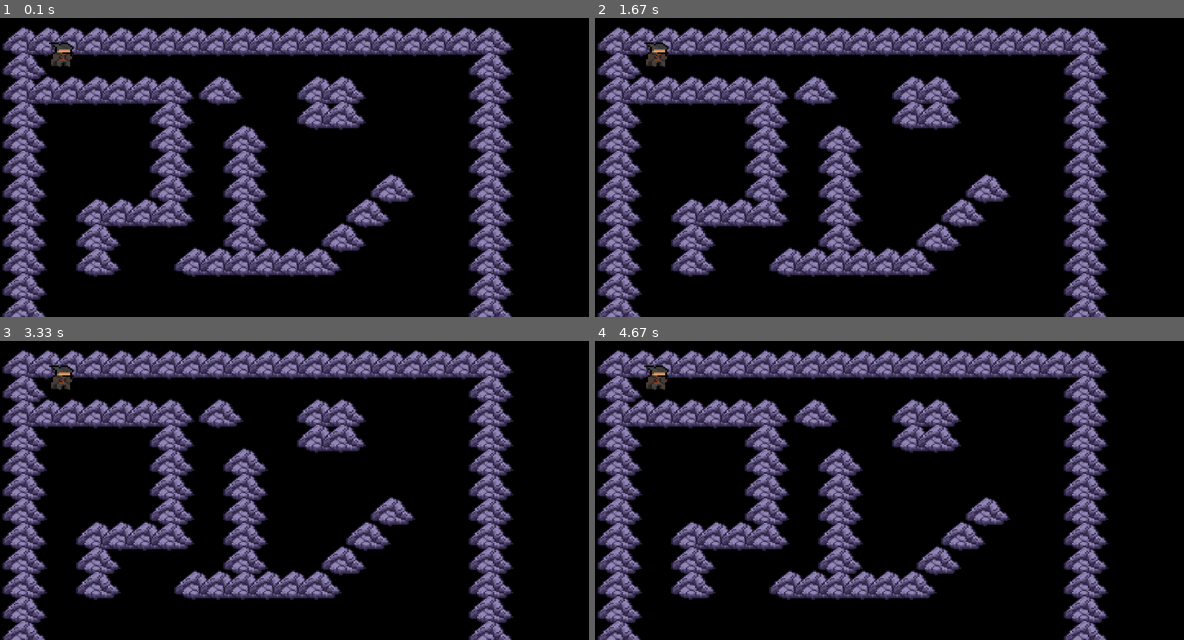
Above: before the commit, frames 1-4 (two rows, left to right).
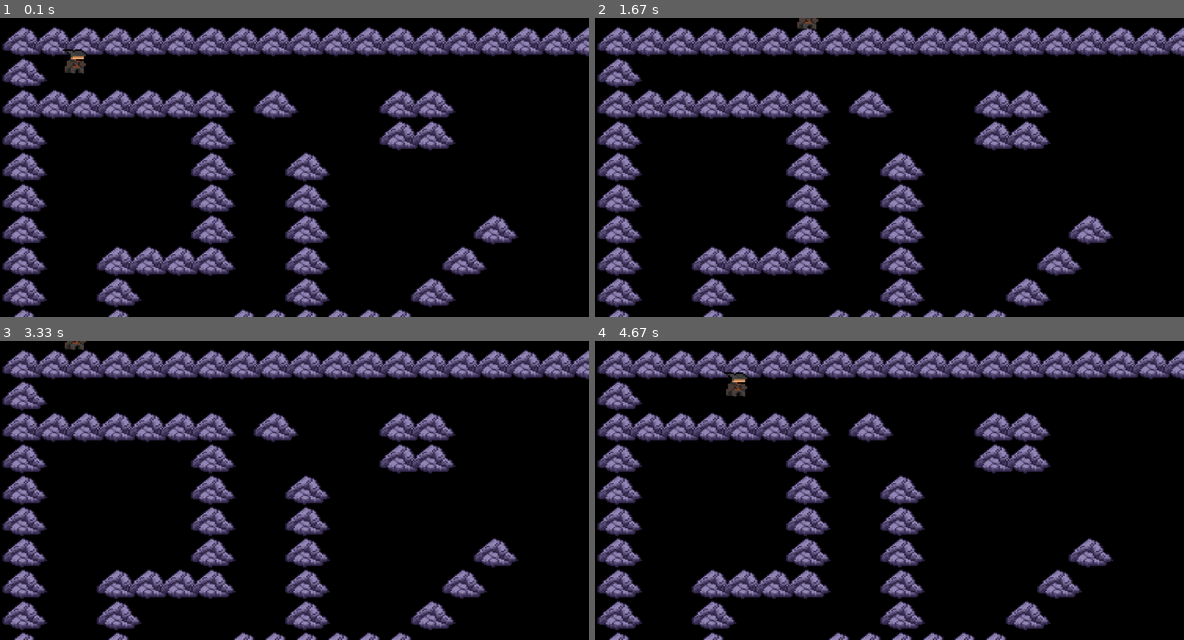
Above: after the commit, the same moments.

Repository: insper-classroom/devlife-23-1-projeto-pygame-luigi_ribolla
Game: pygame game, started from jogo.py
Two runs of this game, one before a commit and one after it. Both use one fixed random seed, a clock stepped at 60 frames per second and the inputs below.
Inputs:
- Up to frame 1 (0.1 s): no input
- Up to frame 2 (1.67 s): hold D 0.33-0.8 s; hold W 0.83-1.13 s; hold D 1.17-1.63 s
- Up to frame 3 (3.33 s): hold A 1.67-2.2 s; hold S 2.23-2.53 s; hold A 2.57-2.97 s; hold W from 3 s (still down)
- Up to frame 4 (4.67 s): release W at 3.37 s; hold D 3.4-4.03 s; hold S 4.07-4.43 s; hold A from 4.47 s (still down)

The runs differ from the first frame. In frame 1, 38% of the frame differs, in the area x 0-100%, y 2-100%; in frame 2, 38%; in frame 3, 38%; in frame 4, 38%.

Commit message:
player movement

Diff:
--- a/constantes.py
+++ b/constantes.py
@@ -1,7 +1,7 @@
 LARGURA = 1200
 ALTURA = 610
 FPS = 60
-TAMANHO_TILE = 50
+TAMANHO_TILE = 64
 
 MAPA = [
 ['x','x','x','x','x','x','x','x','x','x','x','x','x','x','x','x','x','x','x','x'],
--- a/hunter.py
+++ b/hunter.py
@@ -5,5 +5,32 @@
     def __init__(self, posicao, grupos):
         super().__init__(grupos)
         hunter = pg.image.load('docs/assets/img/hunter.png').convert_alpha()
-        self.image = pg.transform.scale(hunter, (TAMANHO_TILE, TAMANHO_TILE))
-        self.rect = self.image.get_rect(topleft=posicao)
+        self.image = pg.transform.scale(hunter, (50, 50))
+        self.rect = self.image.get_rect(topleft = posicao)
+
+        self.direcao = pg.math.Vector2()
+        self.vel = 5
+
+    def input(self):
+        tecla = pg.key.get_pressed()
+
+        if tecla[pg.K_w]:
+            self.direcao.y = -1
+        elif tecla[pg.K_s]:
+            self.direcao.y = 1
+        else:
+            self.direcao.y = 0
+
+        if tecla[pg.K_d]:
+            self.direcao.x = 1
+        elif tecla[pg.K_a]:
+            self.direcao.x = -1
+        else:
+            self.direcao.x = 0
+
+    def move(self,vel):
+        self.rect.center += self.direcao * vel
+
+    def desenha(self):
+        self.input()
+        self.move(self.vel)
--- a/jogo.py
+++ b/jogo.py
@@ -20,10 +20,11 @@
                     pg.quit()
                     sys.exit()
 
-            self.window.fill((0, 0, 0))
+            self.window.fill('black')
             self.level.desenha()
             pg.display.update()
             self.timer.tick(FPS)
 
 if __name__ == '__main__':
-    Jogo().desenha()
+    jogo = Jogo()
+    jogo.desenha()
--- a/level.py
+++ b/level.py
@@ -12,7 +12,7 @@
 
         # seta as sprites
         self.sprites = pg.sprite.Group()
-        self.hitbox = pg.sprite.Group()
+        self.objetos = pg.sprite.Group()
 
         self.mapa()
 
@@ -22,10 +22,11 @@
                 x = index_coluna * TAMANHO_TILE
                 y = index_linha * TAMANHO_TILE
                 if coluna == 'x':
-                    Tile((x, y), [self.sprites])
+                    Tile((x, y), [self.sprites, self.objetos])
                 if coluna == 'h':
-                    Hunter((x, y), [self.sprites])
+                    self.hunter = Hunter((x, y), [self.sprites])
 
     def desenha(self):
         self.sprites.draw(self.window)
-        self.hitbox.draw(self.window)
+        self.sprites.update()
+        self.hunter.desenha()
--- a/tile.py
+++ b/tile.py
@@ -5,6 +5,5 @@
 class Tile(pg.sprite.Sprite):
     def __init__(self,posicao,grupos):
         super().__init__(grupos)
-
         self.image = pg.image.load('docs/assets/img/rock.png').convert_alpha()
         self.rect = self.image.get_rect(topleft=posicao)
